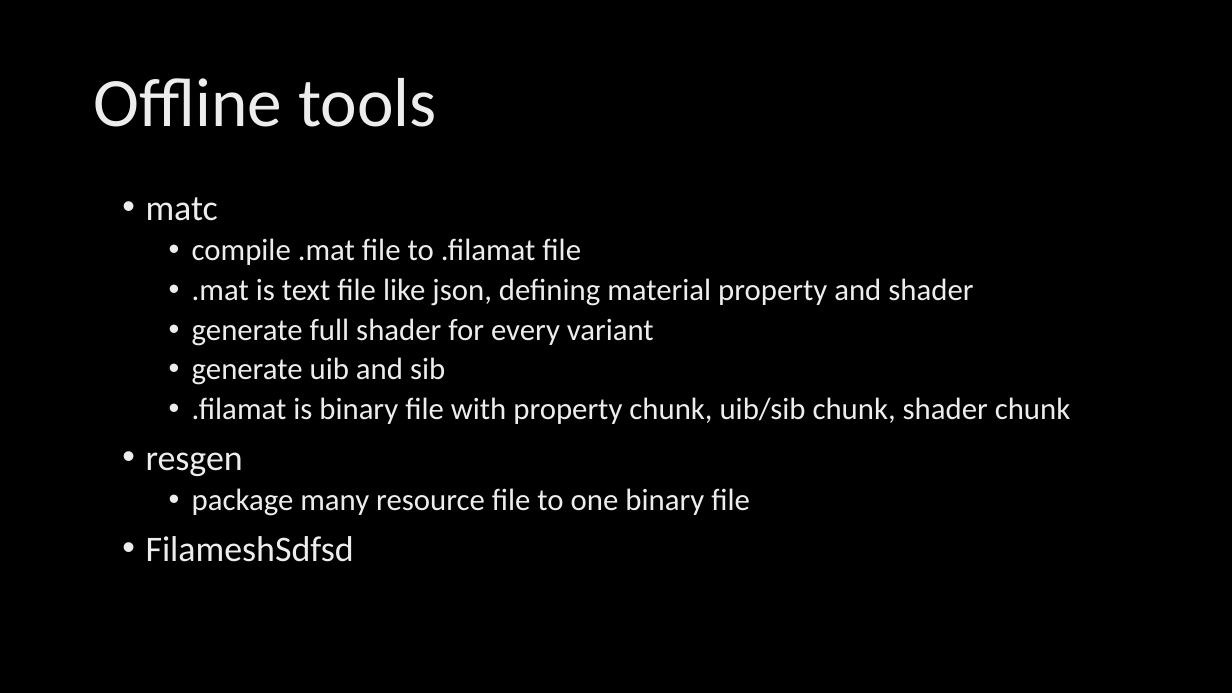
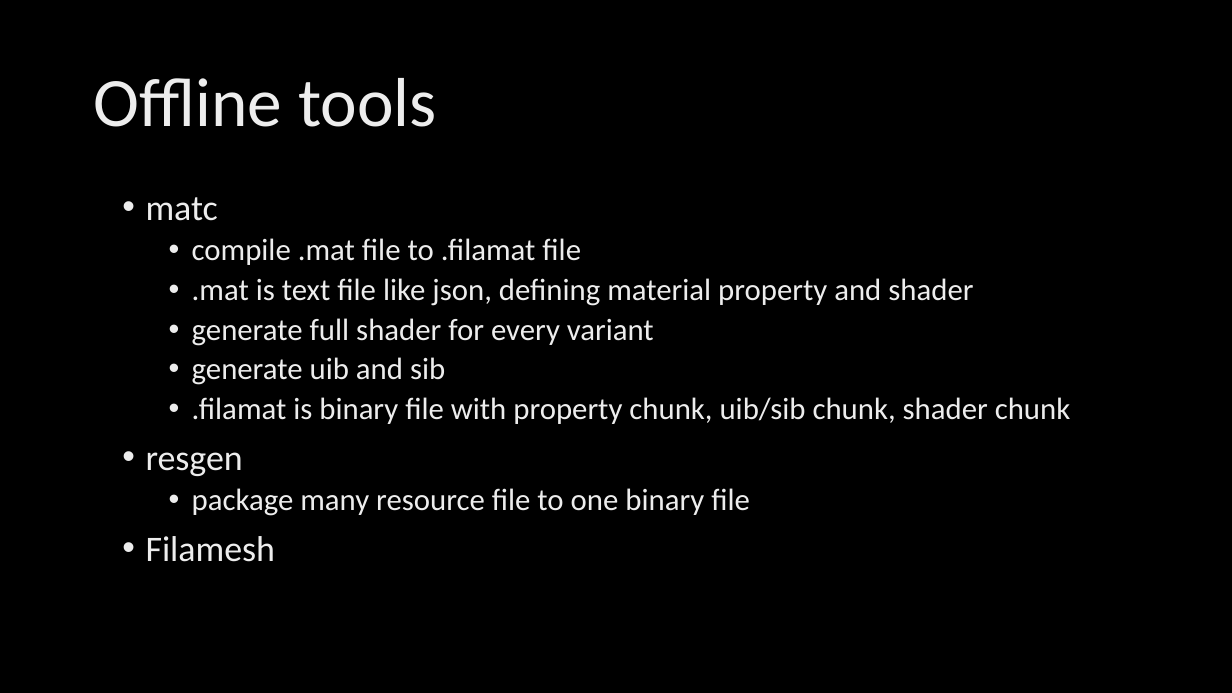
Before and after one commit to AndrewChan2022/ppt, a slide deck: slide 23 of Filament material system.pptx. Drawn at 1232x693 pixels with LibreOffice and Linux fonts; fonts in the diff are those of the drawing; background and template pictures are left out. Boxes give left, top, right and bottom in pixels: in the first picture for what was removed or moved away, otherwise in the second. Text is boxed around its words. In the diff, an @@ line names an element or a change of style, - is before the commit and + after.

```diff
--- a/Filament material system.pptx
+++ b/Filament material system.pptx
@@ text at box(146, 536, 276, 562): text changed @@
-• FilameshSdfsd
+• Filamesh
```
Also in this commit, not shown: 2 slides added.
